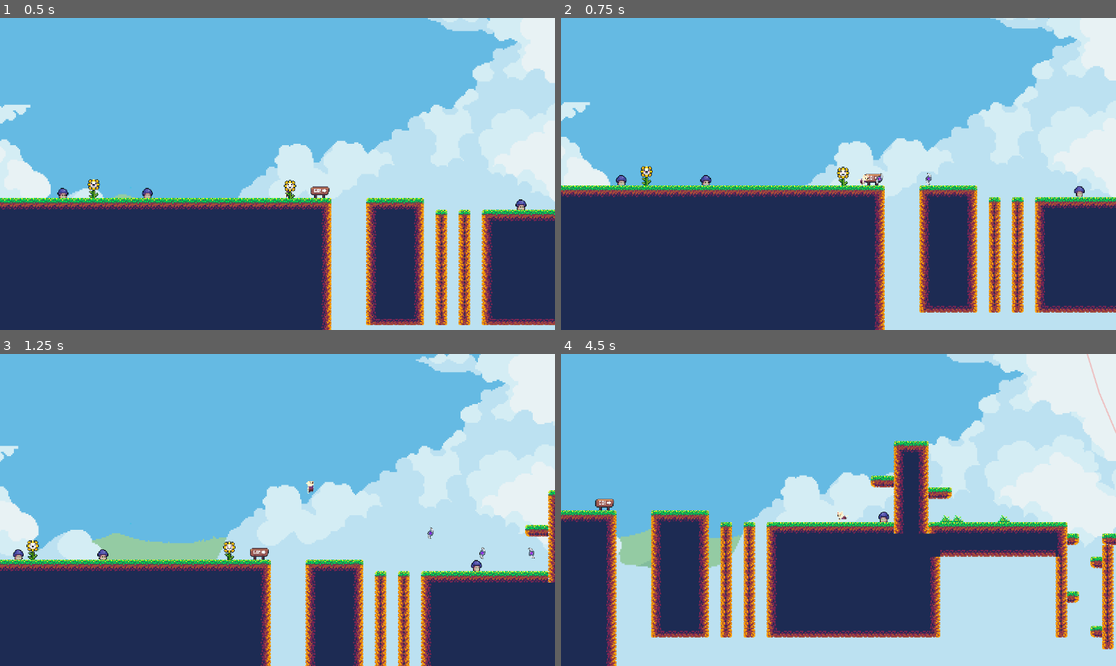
Above: before the commit, frames 1-4 (two rows, left to right).
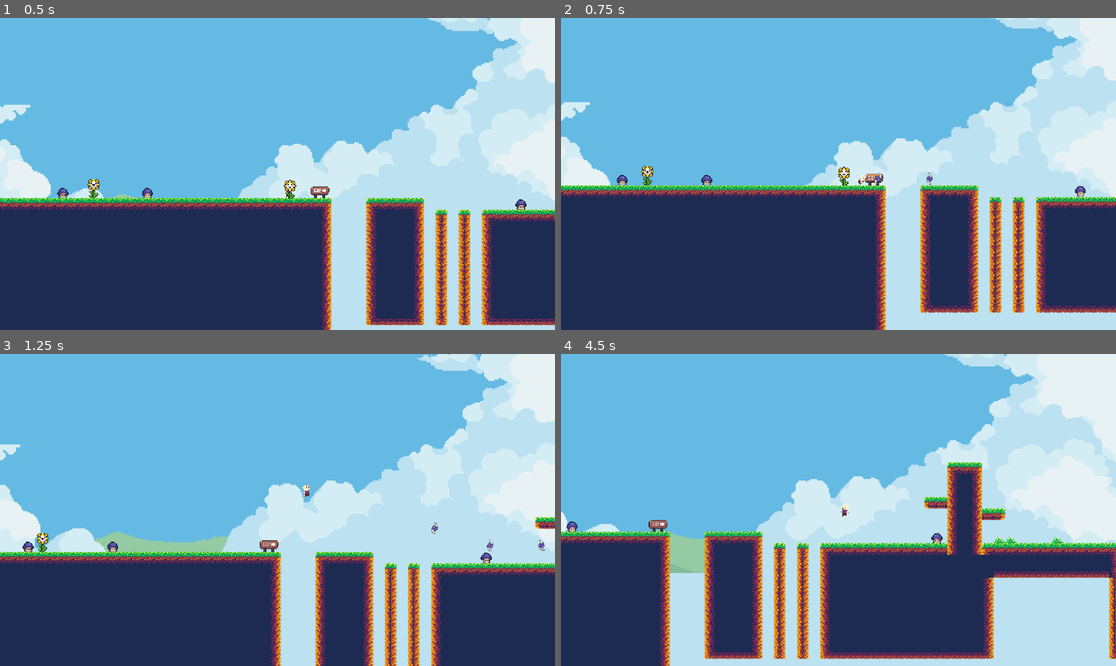
Above: after the commit, the same moments.

Repository: kenji-vitor/Platform-2D-in-Godot
Game: Godot game, scene res://Scenes/Stage1.tscn
Two runs of this game, one before a commit and one after it. Both use one fixed random seed, a clock stepped at 60 frames per second and the inputs below. Sound files missing from this copy of the repository are replaced by a short silence.
Inputs:
- Up to frame 1 (0.5 s): no input
- Up to frame 2 (0.75 s): tap Enter at 0.5 s; hold D (move_right) from 0.53 s (still down); hold G (shoot) from 0.53 s (still down); tap Shift (run) at 0.6 s
- Up to frame 3 (1.25 s): keep holding D (move_right); keep holding G (shoot); tap Space (jump) at 0.77, 1.07 s
- Up to frame 4 (4.5 s): release G (shoot) at 1.28 s; tap G (shoot) at 1.35, 3.05 s; tap Space (jump) at 1.52, 1.55, 1.82, 2.1, 3.02, 3.32, 3.77, 3.8, 4.07 s; release D (move_right) at 2.03 s; hold A (move_left) 2.03-2.78 s; tap Shift (run) at 2.3, 2.85 s; hold D (move_right) 2.78-4.28 s; hold G (shoot) 3.53-4.28 s; hold A (move_left) from 4.28 s (still down); tap H (swap_weapon) at 4.35 s

Frame 1 is identical in both runs. In frame 2, 6.0% of the frame differs, in the area x 0-100%, y 47-100%; in frame 3, 13%; in frame 4, 36%, in the area x 0-100%, y 0-100%.

Commit message:
new jump, new sounds, new mosquito animation

Diff:
--- a/Scenes/flower.tscn
+++ b/Scenes/flower.tscn
@@ -2,7 +2,7 @@
 
 [ext_resource type="Script" uid="uid://dy4sf7fwuvys" path="res://Scripts/flower.gd" id="1_4r3j5"]
 [ext_resource type="Texture2D" uid="uid://crj1c3qo6iuf8" path="res://Images/Candy Milk tileset.png" id="2_hbmji"]
-[ext_resource type="AudioStream" uid="uid://d0eve6s0wiceh" path="res://SFX/metal-slug-thank-you-tenkiu.mp3" id="3_hbmji"]
+[ext_resource type="AudioStream" uid="uid://c5ncri1lft05k" path="res://SFX/metal-slug-thank-you-tenkiu.wav" id="3_hbmji"]
 
 [sub_resource type="CapsuleShape2D" id="CapsuleShape2D_4r3j5"]
 radius = 8.0
--- a/Scenes/mosquito.tscn
+++ b/Scenes/mosquito.tscn
@@ -140,8 +140,8 @@
 position = Vector2(-0.9999981, 1)
 scale = Vector2(0.9375, 0.9375)
 sprite_frames = SubResource("SpriteFrames_ot03a")
-animation = &"Move"
-frame_progress = 0.06384943
+animation = &"Die"
+autoplay = "Move"
 
 [node name="Area2D" type="Area2D" parent="." unique_id=68470310]
 position = Vector2(2, -8)
--- a/Scenes/player_herdado.tscn
+++ b/Scenes/player_herdado.tscn
@@ -2,8 +2,6 @@
 
 [ext_resource type="PackedScene" uid="uid://5uvbk6v0q52k" path="res://Scenes/player.tscn" id="1_uruiy"]
 [ext_resource type="AudioStream" uid="uid://m5as5rv78ly8" path="res://SFX/jump_sfx.wav" id="2_wteag"]
-[ext_resource type="AudioStream" uid="uid://ddf2jmas2gr2y" path="res://SFX/weapon1_sfx.wav" id="3_gcm4n"]
-[ext_resource type="AudioStream" uid="uid://bl3j6cpxae5g3" path="res://SFX/weapon2_sfx.wav" id="4_1awyu"]
 
 [sub_resource type="RectangleShape2D" id="RectangleShape2D_uruiy"]
 size = Vector2(9, 13)
@@ -29,11 +27,7 @@
 stream = ExtResource("2_wteag")
 volume_db = -24.163
 
-[node name="weapon1_sfx" type="AudioStreamPlayer2D" parent="." index="9" unique_id=6823522]
-stream = ExtResource("3_gcm4n")
-
-[node name="weapon2_sfx" type="AudioStreamPlayer2D" parent="." index="10" unique_id=391503022]
-stream = ExtResource("4_1awyu")
+[node name="weapon_sfx" type="AudioStreamPlayer2D" parent="." index="9" unique_id=1563408562]
 
 [connection signal="timeout" from="KnockbackTimer" to="." method="_on_knockback_timer_timeout"]
 [connection signal="timeout" from="InvincibilityTimer" to="." method="_on_invincibility_timer_timeout"]
--- a/Scenes/purple_mushroom.tscn
+++ b/Scenes/purple_mushroom.tscn
@@ -170,6 +170,7 @@
 scale = Vector2(0.9375, 0.9375)
 sprite_frames = SubResource("SpriteFrames_ot03a")
 animation = &"Move"
+autoplay = "Move"
 
 [node name="Area2D" type="Area2D" parent="." unique_id=68470310]
 visible = false
--- a/Scripts/flower.gd
+++ b/Scripts/flower.gd
@@ -12,9 +12,11 @@
 
 func _on_area_2d_body_entered(body: Node2D) -> void:
 	if body.is_in_group("player"):
-		GameManager.add_flower()
-		$AnimatedSprite2D.play("collected")
-		thank_you_sfx.play()
+		if not already_collected:
+			GameManager.add_flower()
+			already_collected = true
+			$AnimatedSprite2D.play("collected")
+			thank_you_sfx.play()
 
-		await thank_you_sfx.finished
-		self.queue_free()
+			await thank_you_sfx.finished
+			self.queue_free()
--- a/Scripts/mosquito.gd
+++ b/Scripts/mosquito.gd
@@ -6,6 +6,7 @@
 @onready var hitbox = $Area2D
 var gravity = ProjectSettings.get_setting("physics/2d/default_gravity")
 var SPEED = 160
+var is_dead = false
 
 var start_y : float
 
@@ -22,23 +23,24 @@
 	hitbox.body_entered.connect(_on_body_entered)
 
 func _physics_process(delta: float) -> void:
-	time += delta
+	if not is_dead:
+		time += delta
 
-	var player = get_tree().get_first_node_in_group("player")
-	if player and global_position.distance_to(player.global_position) > despawn_distance:
-		queue_free()
-		return
+		var player = get_tree().get_first_node_in_group("player")
+		if player and global_position.distance_to(player.global_position) > despawn_distance:
+			queue_free()
+			return
 
-	velocity.x = SPEED * direction
-	velocity.y = sin(time * frequency) * amplitude
-	move_and_slide()
-	#is_jumping = true
-	#edge_detected = false
+		velocity.x = SPEED * direction
+		velocity.y = sin(time * frequency) * amplitude
+		move_and_slide()
+		#is_jumping = true
+		#edge_detected = false
 
-	if velocity.x < 0:
-		mosquito.flip_h = false
-	elif velocity.x > 0:
-		mosquito.flip_h = true
+		if velocity.x < 0:
+			mosquito.flip_h = false
+		elif velocity.x > 0:
+			mosquito.flip_h = true
 
 
 func _on_body_entered(body: Node2D) -> void:
@@ -49,6 +51,11 @@
 func take_damage(s: AnimatedSprite2D = mosquito) -> void:
 	health -= 1
 	if health <= 0:
+		is_dead = true
+		hitbox.set_deferred("monitoring",false)
+		hitbox.set_deferred("monitorable",false)
+		mosquito.play("Die")
+		await get_tree().create_timer(0.4).timeout
 		queue_free()
 		return
 	is_damaged = true
--- a/Scripts/player.gd
+++ b/Scripts/player.gd
@@ -71,8 +71,15 @@
 
 #SFX
 @onready var jump_sfx: AudioStreamPlayer2D = $jump_sfx
-@onready var weapon1_sfx: AudioStreamPlayer2D = $weapon1_sfx
-@onready var weapon2_sfx: AudioStreamPlayer2D = $weapon2_sfx
+@onready var weapon_sfx: AudioStreamPlayer2D = $weapon_sfx
+
+var sfx_weapon_variations: Array[AudioStream] = [
+	load("res://SFX/weapon_variation1.wav"),
+	load("res://SFX/weapon_variation2.wav"),
+	load("res://SFX/weapon_variation3.wav"),
+	load("res://SFX/weapon_variation4.wav"),
+	load("res://SFX/weapon_variation5.wav"),
+]
 
 func _ready() -> void:
 	spawn_position = global_position
@@ -147,8 +154,7 @@
 		move_and_slide()
 		return
 	var direction = Input.get_axis("move_left","move_right")
-	var current_speed = SPEED + 70 if is_running else SPEED
-
+	var current_speed = SPEED + 40 if is_running else SPEED
 	if classic:
 		if not is_on_floor():
 			velocity.y += gravity * delta
@@ -248,10 +254,17 @@
 	match current_weapon:
 		1:
 			shoot_weapon1()
-			weapon1_sfx.play()
+			play_weapon_sfx()
 		2:
 			shoot_weapon2()
-			weapon2_sfx.play()
+			play_weapon_sfx()
+
+
+func play_weapon_sfx():
+	if sfx_weapon_variations.size() > 0:
+		var random_sound = sfx_weapon_variations.pick_random()
+		weapon_sfx.stream = random_sound
+		weapon_sfx.play()
 
 
 func shoot_weapon1() -> void:
@@ -310,7 +323,10 @@
 	if jump_left <= 0:
 		return
 	jump_sfx.play()
-	velocity.y = JUMP_VEL - 15
+	if not is_running:
+		velocity.y = JUMP_VEL - 15
+	else:
+		velocity.y = JUMP_VEL + 20
 	if classic:
 		var jump_direction = Input.get_axis("move_left","move_right")
 		if jump_left == max_jumps:
Not shown, added: SFX/metal-slug-thank-you-tenkiu.wav.import
Not shown, removed: SFX/weapon1_sfx.wav.import
Not shown, removed: SFX/weapon2_sfx.wav.import
Not shown, added: SFX/weapon_variation1.wav.import
Not shown, added: SFX/weapon_variation2.wav.import
Not shown, added: SFX/weapon_variation3.wav.import
Not shown, added: SFX/weapon_variation4.wav.import
Not shown, added: SFX/weapon_variation5.wav.import
Not shown, added: SFX/metal-slug-thank-you-tenkiu.wav
Not shown, removed: SFX/weapon1_sfx.wav
Not shown, removed: SFX/weapon2_sfx.wav
Not shown, added: SFX/weapon_variation1.wav
(and 4 more such lines)
